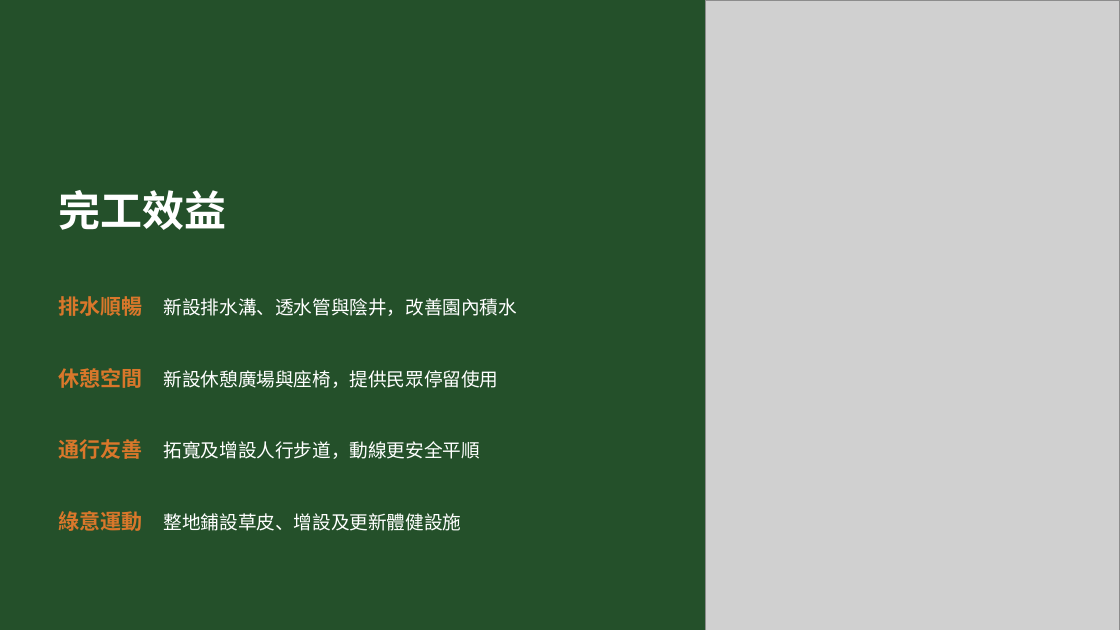
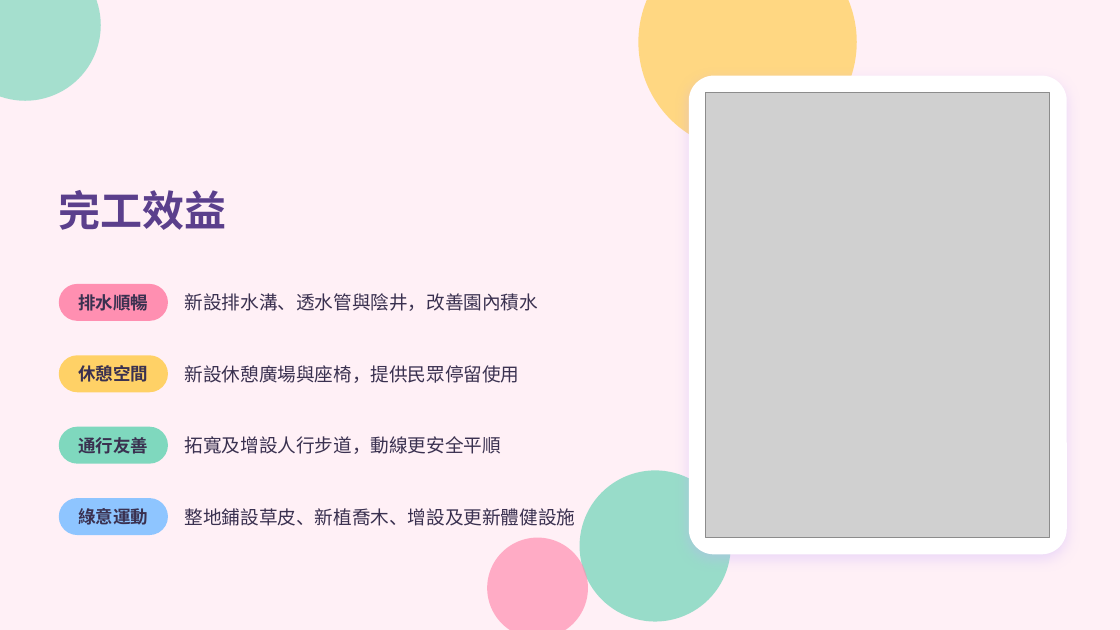
Before and after one commit to g6135e-prog/WORK, a slide deck: slide 7 of 115年度蘆洲區公園廣場基礎設施整建工程_完工成果說明.pptx. Drawn at 1120x630 pixels with LibreOffice and Linux fonts; fonts in the diff are those of the drawing; grey boxes stand for pictures. Boxes give left, top, right and bottom in pixels: in the first picture for what was removed or moved away, otherwise in the second. Text is boxed around its words. In the diff, an @@ line names an element or a change of style, - is before the commit and + after.

```diff
--- a/115年度蘆洲區公園廣場基礎設施整建工程_完工成果說明.pptx
+++ b/115年度蘆洲區公園廣場基礎設施整建工程_完工成果說明.pptx
@@ background #24502A to #FFF0F6 @@
@@ ellipse added at (x1=0, y1=0, x2=101, y2=101), fill #7FD8BE at 70% opacity @@
@@ ellipse added at (x1=639, y1=0, x2=857, y2=151), fill #FFD166 at 80% opacity @@
@@ rounded rectangle added at (x1=689, y1=76, x2=1067, y2=555), fill #FFFFFF @@
@@ picture resized from (x1=706, y1=0, x2=1120, y2=630) to (x1=706, y1=92, x2=1050, y2=538) @@
@@ title "完工效益" at (x1=59, y1=190, x2=227, y2=230): text colour #FFFFFF to #5B3F8C @@
@@ rounded rectangle added at (x1=59, y1=284, x2=168, y2=321), fill #FF8FB1 @@
@@ text added at (x1=78, y1=294, x2=148, y2=311), 15 pt, text #3A3150, bold @@
+排水順暢
@@ text at (x1=185, y1=293, x2=538, y2=311): text changed; text colour #FFFFFF to #3A3150 @@
-排水順暢 新設排水溝、透水管與陰井，改善園內積水
+新設排水溝、透水管與陰井，改善園內積水
@@ rounded rectangle added at (x1=59, y1=355, x2=168, y2=392), fill #FFD166 @@
@@ text added at (x1=78, y1=365, x2=148, y2=382), 15 pt, text #3A3150, bold @@
+休憩空間
@@ text at (x1=185, y1=365, x2=520, y2=383): text changed; text colour #FFFFFF to #3A3150 @@
-休憩空間 新設休憩廣場與座椅，提供民眾停留使用
+新設休憩廣場與座椅，提供民眾停留使用
@@ rounded rectangle added at (x1=59, y1=427, x2=168, y2=464), fill #7FD8BE @@
@@ text added at (x1=78, y1=437, x2=148, y2=454), 15 pt, text #3A3150, bold @@
+通行友善
@@ text at (x1=185, y1=436, x2=501, y2=454): text changed; text colour #FFFFFF to #3A3150 @@
-通行友善 拓寬及增設人行步道，動線更安全平順
+拓寬及增設人行步道，動線更安全平順
@@ ellipse added at (x1=580, y1=471, x2=731, y2=622), fill #7FD8BE at 80% opacity @@
@@ rounded rectangle added at (x1=59, y1=498, x2=168, y2=535), fill #8EC5FF @@
@@ text added at (x1=78, y1=508, x2=148, y2=525), 15 pt, text #3A3150, bold @@
+綠意運動
@@ text at (x1=185, y1=508, x2=576, y2=526): text changed; text colour #FFFFFF to #3A3150 @@
-綠意運動 整地鋪設草皮、增設及更新體健設施
+整地鋪設草皮、新植喬木、增設及更新體健設施
@@ ellipse added at (x1=487, y1=538, x2=588, y2=630), fill #FF8FB1 at 70% opacity @@
```
Also in this commit, not shown: 5 other slides changed, 1 slide added, 1 slide removed.
